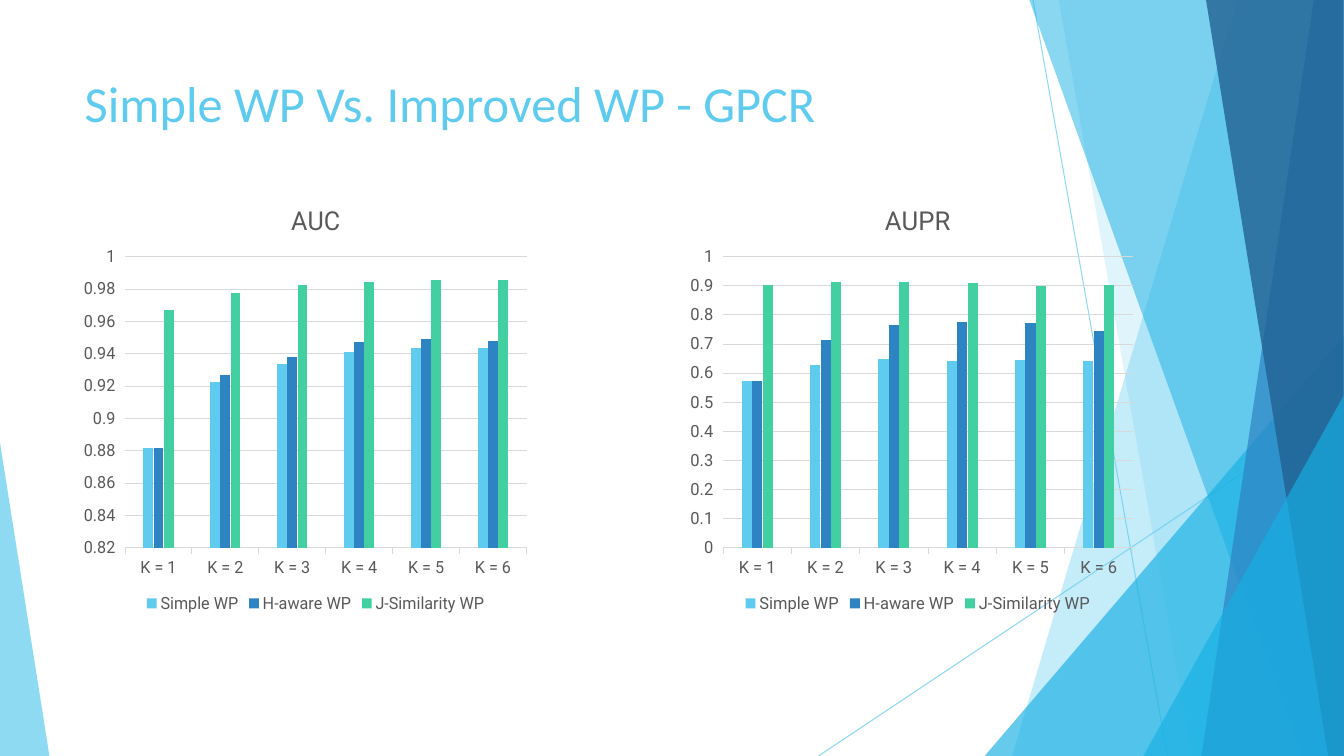
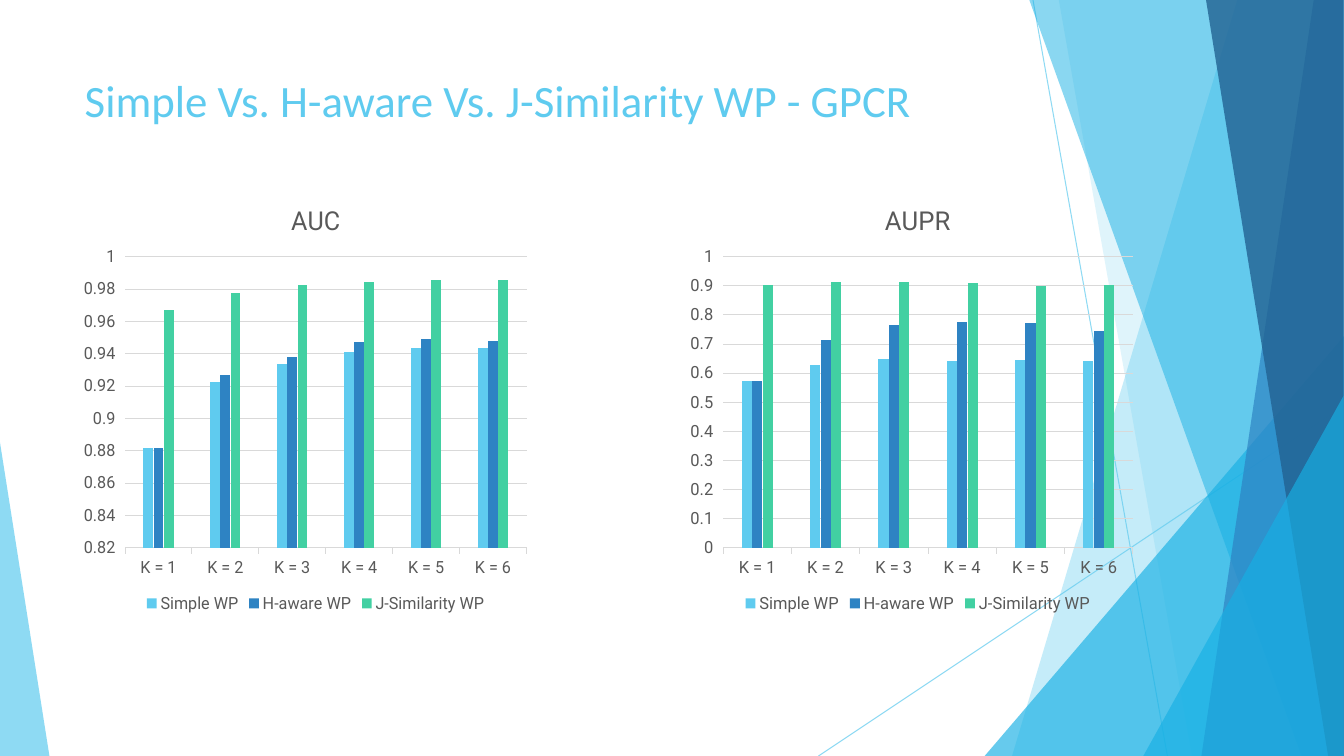
Before and after one commit to AbdullahAlZoabi/Drug-Target-Interaction-Prediction, a slide deck: slide 41 of Presentation/Drug-Target Interaction Prediction.pptx. Drawn at 1344x756 pixels with LibreOffice and Linux fonts; fonts in the diff are those of the drawing. Boxes give left, top, right and bottom in pixels: in the first picture for what was removed or moved away, otherwise in the second. Text is boxed around its words. In the diff, an @@ line names an element or a change of style, - is before the commit and + after.

```diff
--- a/Presentation/Drug-Target Interaction Prediction.pptx
+++ b/Presentation/Drug-Target Interaction Prediction.pptx
@@ title at box(85, 86, 911, 124): text changed; size 36 to 32 pt @@
-Simple WP Vs. Improved WP - GPCR
+Simple Vs. H-aware Vs. J-Similarity WP - GPCR
```
Also in this commit, not shown: 9 other slides changed, 7 slides removed.
